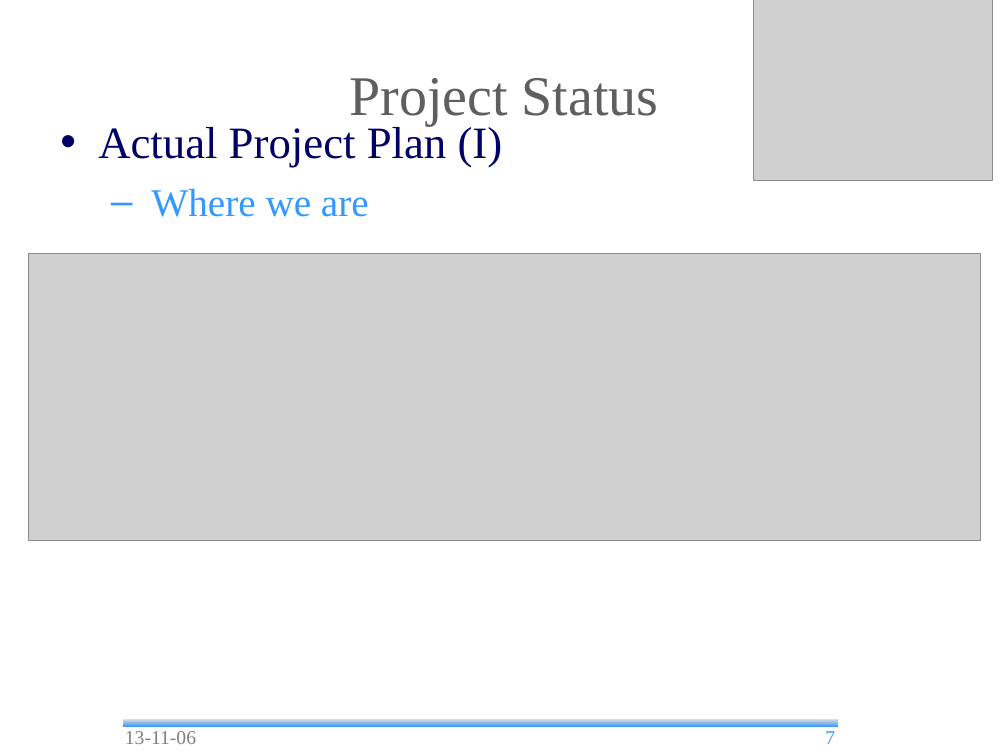
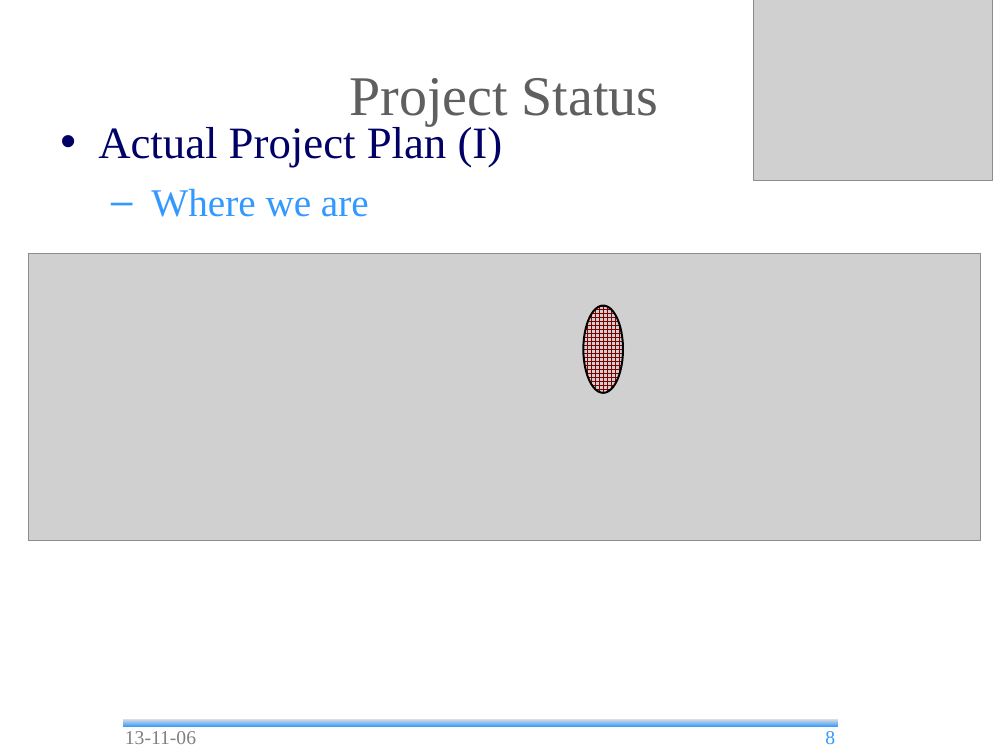
Before and after one commit to andrea-bottoli/DSD, a slide deck: slide 8 of Documentation/Presentation/13_45/Status_Report.odp (slide 7 before the commit). Drawn at 1008x756 pixels with LibreOffice and Linux fonts; fonts in the diff are those of the drawing; grey boxes stand for pictures; background and template pictures are left out. Boxes give left, top, right and bottom in pixels: in the first picture for what was removed or moved away, otherwise in the second. Text is boxed around its words. In the diff, an @@ line names an element or a change of style, - is before the commit and + after.

Commit message:
Status Report and Requirements

```diff
--- a/Documentation/Presentation/13_45/Status_Report.odp
+++ b/Documentation/Presentation/13_45/Status_Report.odp
@@ ellipse added at (x1=584, y1=305, x2=623, y2=393), fill pattern #800000 on #FFFFFF, outline #000000 1.42 pt @@
@@ page number at (x1=825, y1=731, x2=835, y2=744): text changed @@
-7
+8
```
Also in this commit, not shown: 7 other slides changed, 4 slides added, 1 slide removed, 3 other files.
